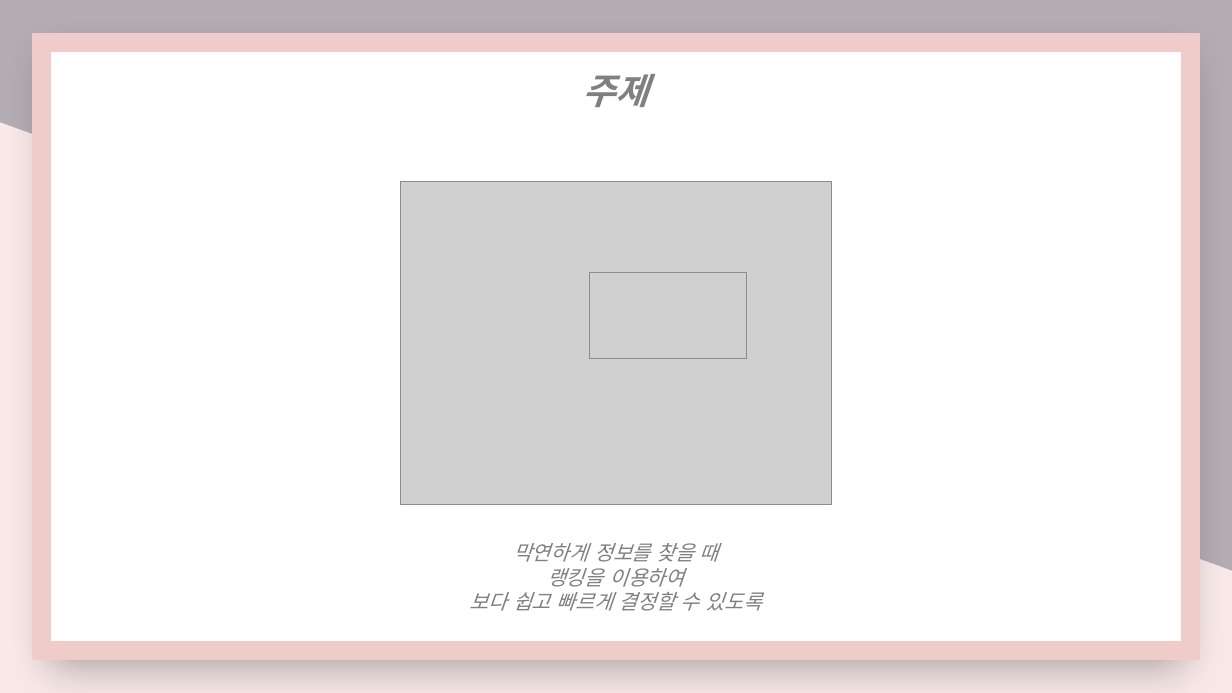
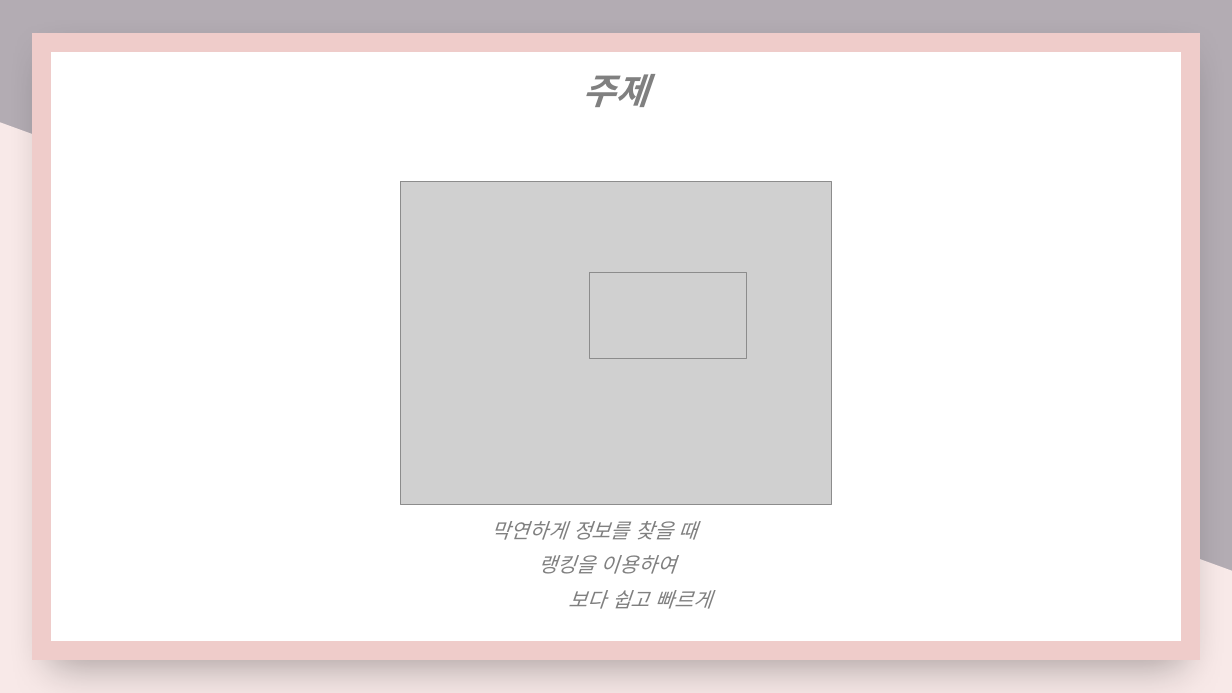
Before and after one commit to What-The-Pork/meeting-log, a slide deck: slide 3 of 팀프로젝트 발표.pptx. Drawn at 1232x693 pixels with LibreOffice and Linux fonts; fonts in the diff are those of the drawing; grey boxes stand for pictures. Boxes give left, top, right and bottom in pixels: in the first picture for what was removed or moved away, otherwise in the second. Text is boxed around its words. In the diff, an @@ line names an element or a change of style, - is before the commit and + after.

```diff
--- a/팀프로젝트 발표.pptx
+++ b/팀프로젝트 발표.pptx
@@ text added at [492, 521, 698, 540], 16 pt, text #808080, italic @@
+막연하게 정보를 찾을 때
@@ text added at [538, 555, 676, 574], 16 pt, text #808080, italic @@
+랭킹을 이용하여
@@ text at [569, 590, 712, 609]: text changed @@
-막연하게 정보를 찾을 때
-랭킹을 이용하여
-보다 쉽고 빠르게 결정할 수 있도록
+보다 쉽고 빠르게
```
Also in this commit, not shown: 7 other slides changed, 2 slides added.
